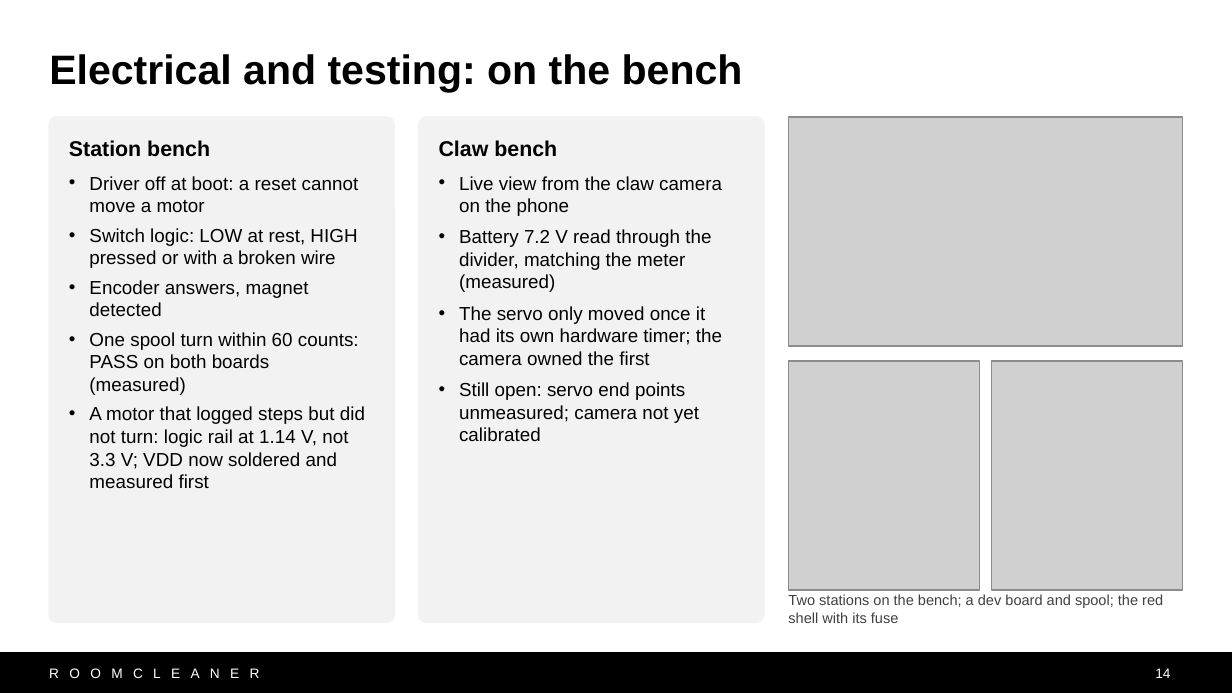
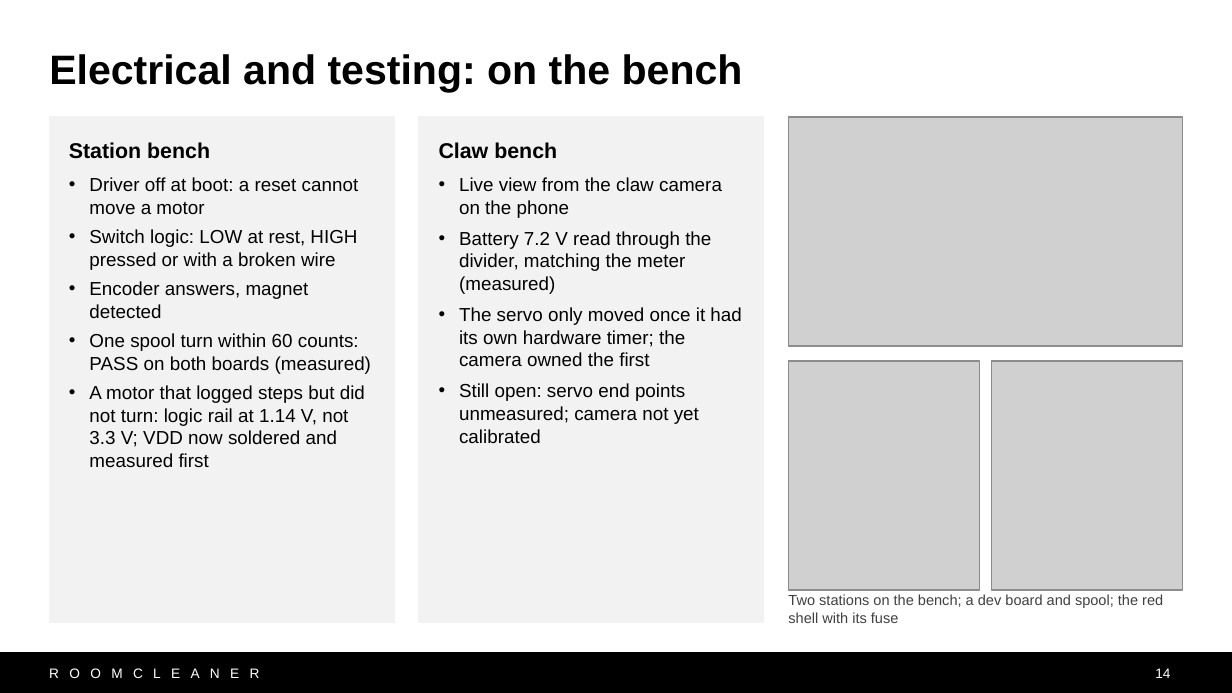
Before and after one commit to Jaspario1199/RoomCleaner, a slide deck: slide 14 of docs/presentation/deck_v10/RoomCleaner_Buntinx_v10.pptx. Drawn at 1232x693 pixels with LibreOffice and Linux fonts; fonts in the diff are those of the drawing; grey boxes stand for pictures. Boxes give left, top, right and bottom in pixels: in the first picture for what was removed or moved away, otherwise in the second. Text is boxed around its words. In the diff, an @@ line names an element or a change of style, - is before the commit and + after.

```diff
--- a/docs/presentation/deck_v10/RoomCleaner_Buntinx_v10.pptx
+++ b/docs/presentation/deck_v10/RoomCleaner_Buntinx_v10.pptx
@@ rectangle "Station bench": place and size @@
-rectangle "Station bench" at (89,176,365,488)
+rectangle "Station bench" at (49,117,394,622)
@@ rectangle "Station bench" at (49,117,394,622): fill none to #F2F2F2; outline none to #F2F2F2 0.75 pt @@
@@ rounded rectangle removed at (49,117,394,622) @@
@@ rectangle "Claw bench" at (419,117,764,622): fill none to #F2F2F2; outline none to #F2F2F2 0.75 pt @@
@@ rectangle "Claw bench": place and size @@
-rectangle "Claw bench" at (459,176,722,441)
+rectangle "Claw bench" at (419,117,764,622)
@@ rounded rectangle removed at (419,117,764,622) @@
@@ text in rectangle at (69,142,210,159): paragraph added @@
+Station bench
@@ text removed at (69,140,210,157) @@
-Station bench
@@ text in rectangle at (439,142,557,159): paragraph added @@
+Claw bench
@@ text removed at (439,140,557,157) @@
-Claw bench
```
Also in this commit, not shown: 15 other slides changed, 4 other files.
